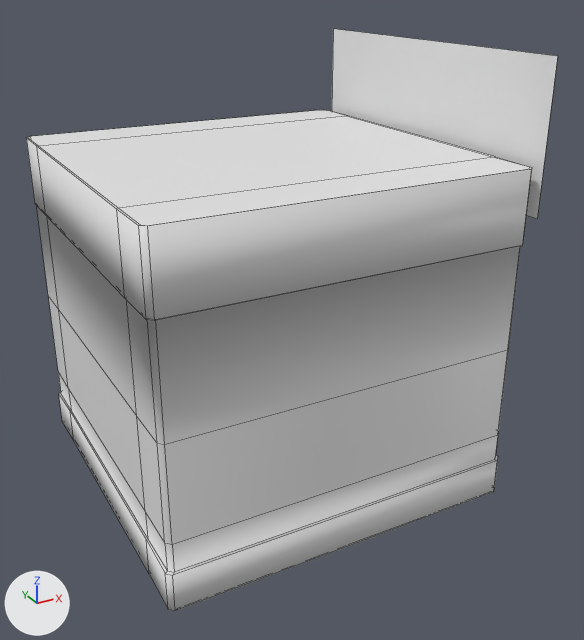
Two versions of the Blender file Sviluppo/Blender/ice_cream_shop.blend, one commit apart.
The view is the same before and after, from a 50 mm lens placed at (-9.65, -19.34, 14.04), pointed at (0.53, -0.84, 4.79). The lights are fixed; the arrows at lower left show +X, +Y and +Z. The first picture is the older version. Mesh edges are drawn as thin lines. The same objects are shown in both versions, whatever each file hides.
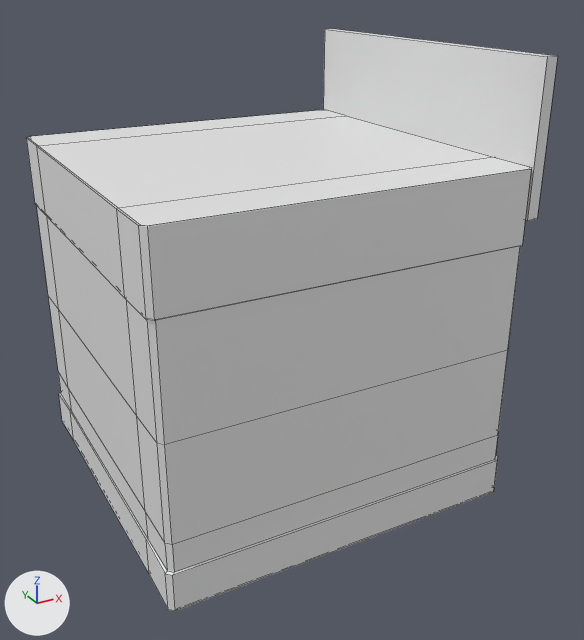
Where the newer file only moved an object's origin or applied its transform, the numbers keep the older frame.

The change, as JSON lines over the scene's bpy script:
```json
{"block": "me_cube_001", "where": "# used by ob_cube; location = (0.0, 0.0, 4.48)"}
{"block": "me_cube_001", "where": "# verts and faces of me_cube_001; kept vertices keep their numbers, new ones are numbered from 392"}
{"block": "me_cube_001", "where": "# before: 164 (5.3, -5.0, 7.6) at pixel (557, 56), 165 (5.3, 5.0, 7.6) at pixel (333, 28), 166 (5.3, 5.0, 3.68), 167 (5.3, -5.0, 3.68) at pixel (537, 218)"}
{"op": "remove", "block": "me_cube_001", "code": "me_cube_001.from_pydata(...)  # 392 vertices, 381 faces; spans x -5.06..5.4, y -5.04..5.04, z -4.44..7.6"}
{"op": "add", "block": "me_cube_001", "code": "me_cube_001.from_pydata(...)  # 396 vertices, 386 faces; spans x -5.06..5.4, y -5.04..5.04, z -4.44..7.6"}
{"block": "me_cube_001", "change": "me_cube_001 part 1"}
{"op": "add", "block": "me_cube_001", "code": "delete_faces([(164, 167, 166, 165)])"}
{"op": "add", "block": "me_cube_001", "code": "for new, old in zip([*range(392, 396)], [*range(164, 168)]): verts[new] = verts[old] + (-0.33, 0.0, 0.0)"}
{"op": "add", "block": "me_cube_001", "code": "faces += [(164, 165, 166, 167), (392, 395, 394, 393), (166, 394, 395, 167), (165, 393, 394, 166), (164, 392, 393, 165), (164, 167, 395, 392)]"}
{"block": "me_cube_001", "change": "me_cube_001 part 2: 380 kept faces spanning x -5.06..5.4, y -5.04..5.04, z -4.44..5.0 are now shaded flat"}
```

Location of each change, [x1, y1, x2, y2] in pixels of the pictures (584 x 640 px):
```json
{"part": 1, "of": "me_cube_001", "change": "built on", "before": [332, 29, 558, 219], "after": [323, 29, 558, 221]}
{"part": 2, "of": "me_cube_001", "change": "shading changed", "before": [26, 110, 531, 611], "after": [26, 110, 531, 611]}
```
